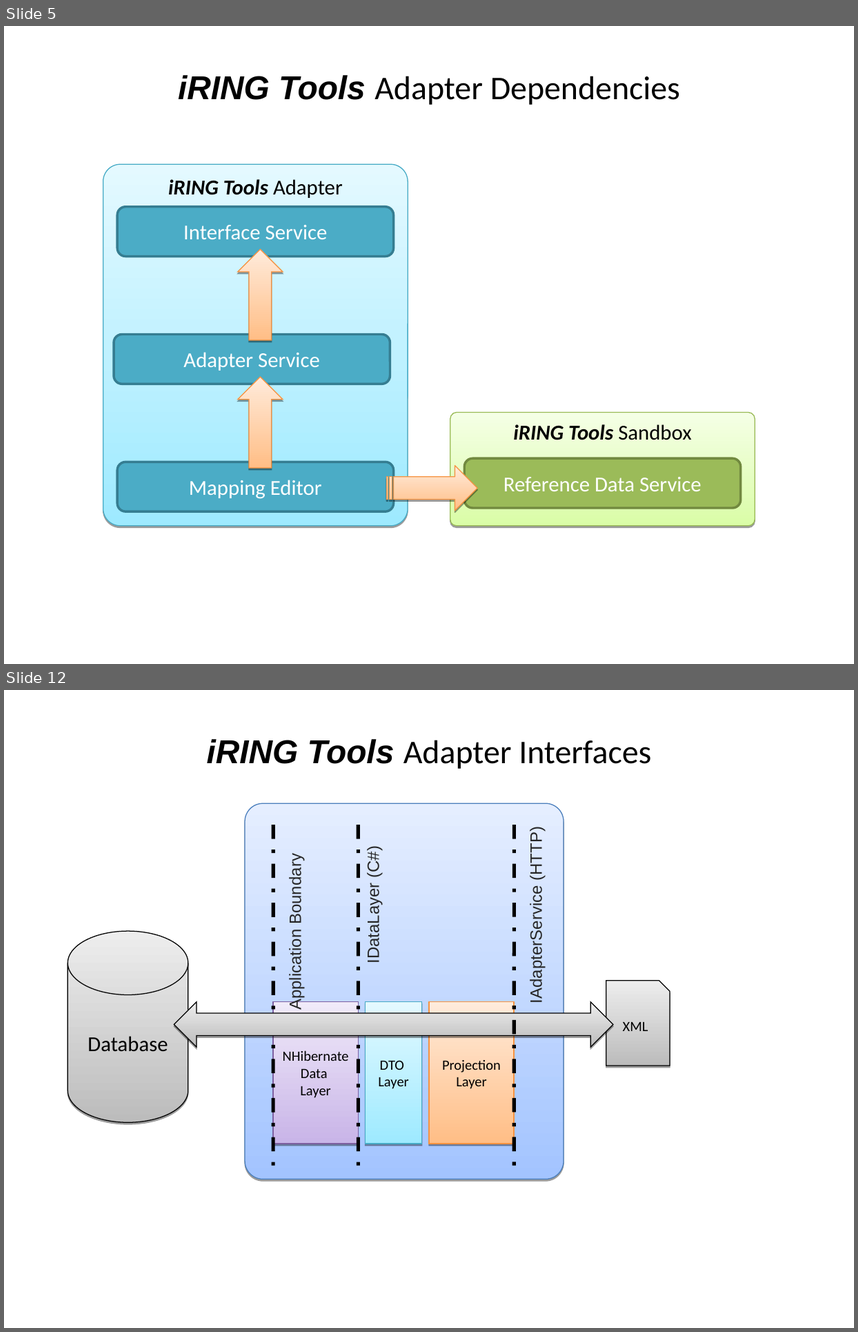
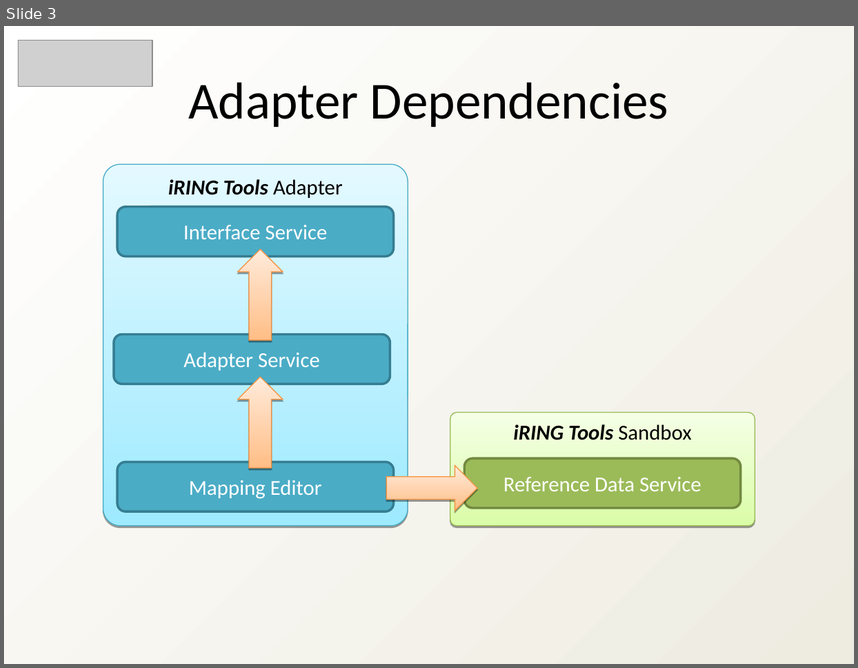
Before and after one commit to heyena/iring-tools, a slide deck: trunk/Documentation/iRING SDK Overview.ppt. Shown one above the other, each under a label of ours: slides 5 and 12 before the commit, slide 3 after it; the slides between them are not shown. The pictures are 858x1332 and 858x668 pixels, drawn with LibreOffice and Linux fonts; fonts in the diff are those of the drawing; grey boxes stand for pictures; background and template pictures are left out. Boxes give left, top, right and bottom in pixels: in the first picture for what was removed or moved away, otherwise in the second. Text is boxed around its words. In the diff, an @@ line names an element or a change of style, - is before the commit and + after.

```diff
--- a/trunk/Documentation/iRING SDK Overview.ppt
+++ b/trunk/Documentation/iRING SDK Overview.ppt
@@ slide 12 removed at (x1=4, y1=690, x2=854, y2=1328), background picture (left out) @@
@@ text removed at (x1=207, y1=739, x2=651, y2=769) @@
-iRING Tools Adapter Interfaces
@@ freeform shape removed at (x1=245, y1=803, x2=564, y2=1179) @@
@@ line removed from (274, 825) to (274, 1166) @@
@@ line removed from (359, 825) to (359, 1165) @@
@@ line removed from (514, 825) to (514, 1166) @@
@@ text removed at (x1=527, y1=832, x2=546, y2=998) @@
-IAdapterService (HTTP)
@@ text removed at (x1=364, y1=849, x2=383, y2=961) @@
-IDataLayer (C#)
@@ text removed at (x1=286, y1=860, x2=305, y2=1007) @@
-Application Boundary
@@ cylinder removed at (x1=67, y1=931, x2=188, y2=1122) @@
-Database
@@ freeform shape removed at (x1=606, y1=980, x2=670, y2=1066) @@
-XML
@@ left right arrow removed at (x1=174, y1=1002, x2=613, y2=1047) @@
@@ rectangle removed at (x1=274, y1=1002, x2=359, y2=1144) @@
-NHibernate
-Data
-Layer
@@ rectangle removed at (x1=366, y1=1002, x2=422, y2=1144) @@
-DTO
-Layer
@@ rectangle removed at (x1=429, y1=1002, x2=514, y2=1144) @@
-Projection Layer
@@ what was slide 5 is now slide 3 @@
@@ slide 3 changed as well @@
@@ background picture (left out) to gradient #FFFFFF to #EEECE1 @@
@@ picture added at (x1=18, y1=40, x2=153, y2=86) @@
@@ text at (x1=188, y1=82, x2=668, y2=127): text changed; size 28 to 44 pt @@
-iRING Tools Adapter Dependencies
+Adapter Dependencies
@@ freeform shape removed at (x1=386, y1=466, x2=477, y2=510) @@
@@ right arrow added at (x1=386, y1=466, x2=477, y2=510), fill gradient #FFBE86 to #FFEBDB, outline #F69240 0.74 pt @@
```
Also in this commit, not shown: 9 other slides changed, 5 slides added, 4 other slides removed, 1 other file.
